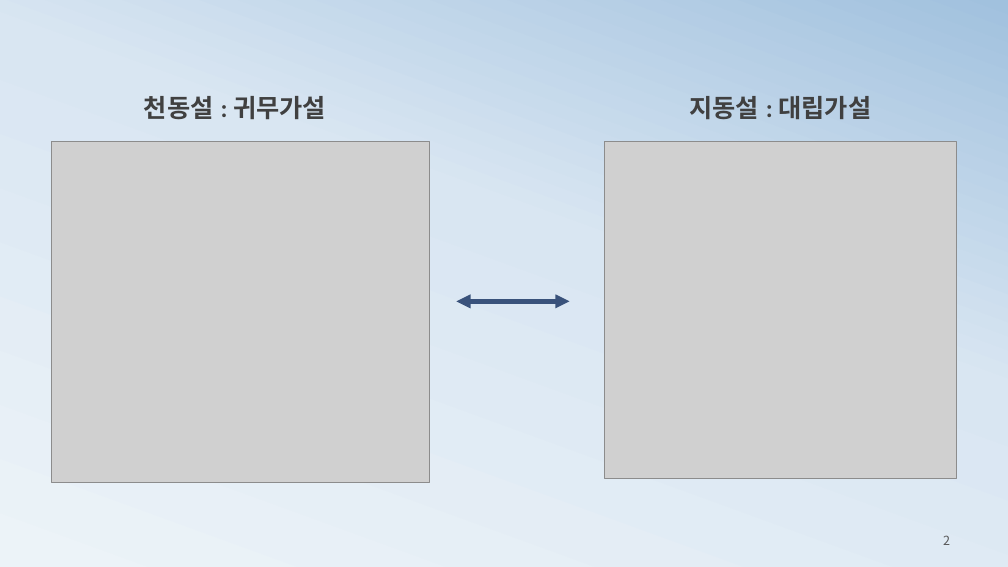
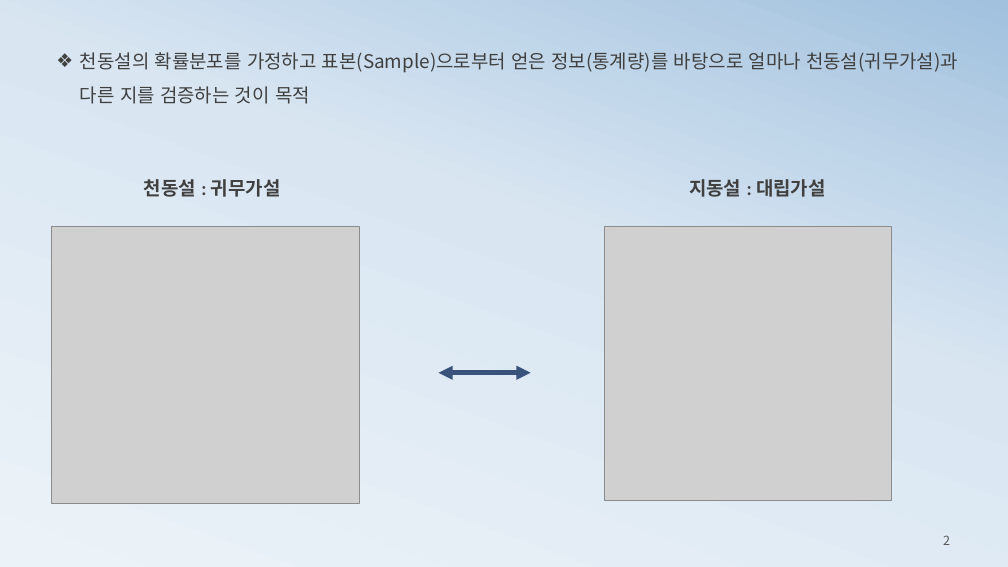
Before and after one commit to ancestor9/mathematics-for-machine-learning, a slide deck: slide 2 of 4_Hypothesis Testing.pptx. Drawn at 1008x567 pixels with LibreOffice and Linux fonts; fonts in the diff are those of the drawing; grey boxes stand for pictures. Boxes give left, top, right and bottom in pixels: in the first picture for what was removed or moved away, otherwise in the second. Text is boxed around its words. In the diff, an @@ line names an element or a change of style, - is before the commit and + after.

```diff
--- a/4_Hypothesis Testing.pptx
+++ b/4_Hypothesis Testing.pptx
@@ text added at [80,52,958,104], 18 pt, text #404040 @@
+❖ 천동설의 확률분포를 가정하고 표본(Sample)으로부터 얻은 정보(통계량)를 바탕으로 얼마나 천동설(귀무가설)과 다른 지를 검증하는 것이 목적
@@ text "천동설 : 귀무가설": place and size @@
-text "천동설 : 귀무가설" at [144,96,326,120]
+text "천동설 : 귀무가설" at [144,179,281,197]
@@ text "천동설 : 귀무가설" at [144,179,281,197]: size 24 to 18 pt @@
@@ text "지동설 : 대립가설" at [689,179,826,197]: size 24 to 18 pt @@
@@ text "지동설 : 대립가설": place and size @@
-text "지동설 : 대립가설" at [689,96,871,120]
+text "지동설 : 대립가설" at [689,179,826,197]
@@ picture: place and size @@
-picture at [51,142,430,483]
+picture at [51,226,359,504]
@@ picture: place and size @@
-picture at [604,142,957,479]
+picture at [604,226,891,500]
@@ double arrow moved from (456, 302) - (569, 302) to (439, 373) - (531, 373) @@
```
Also in this commit, not shown: 1 other slide changed, 1 slide added.
